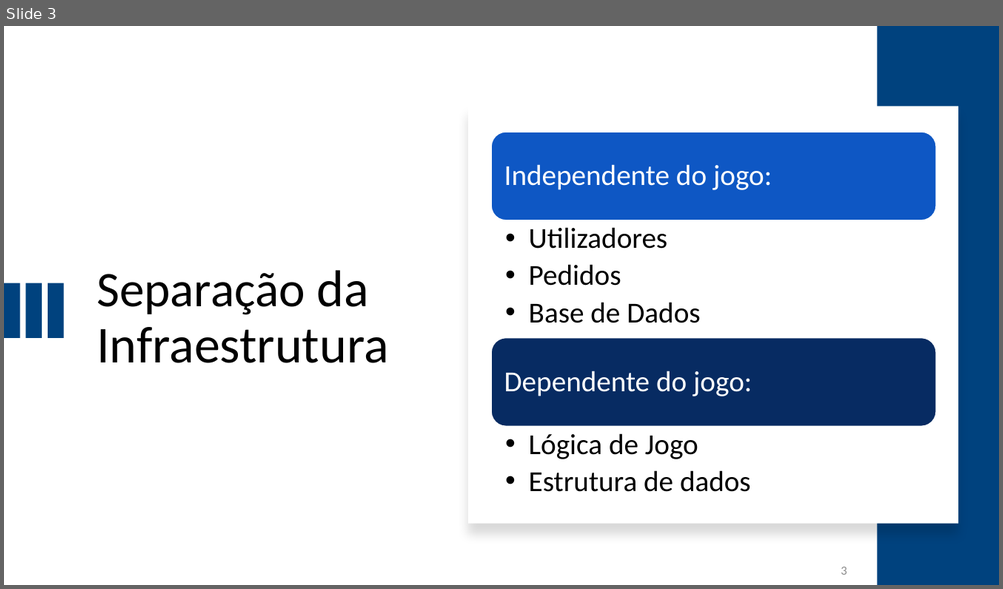
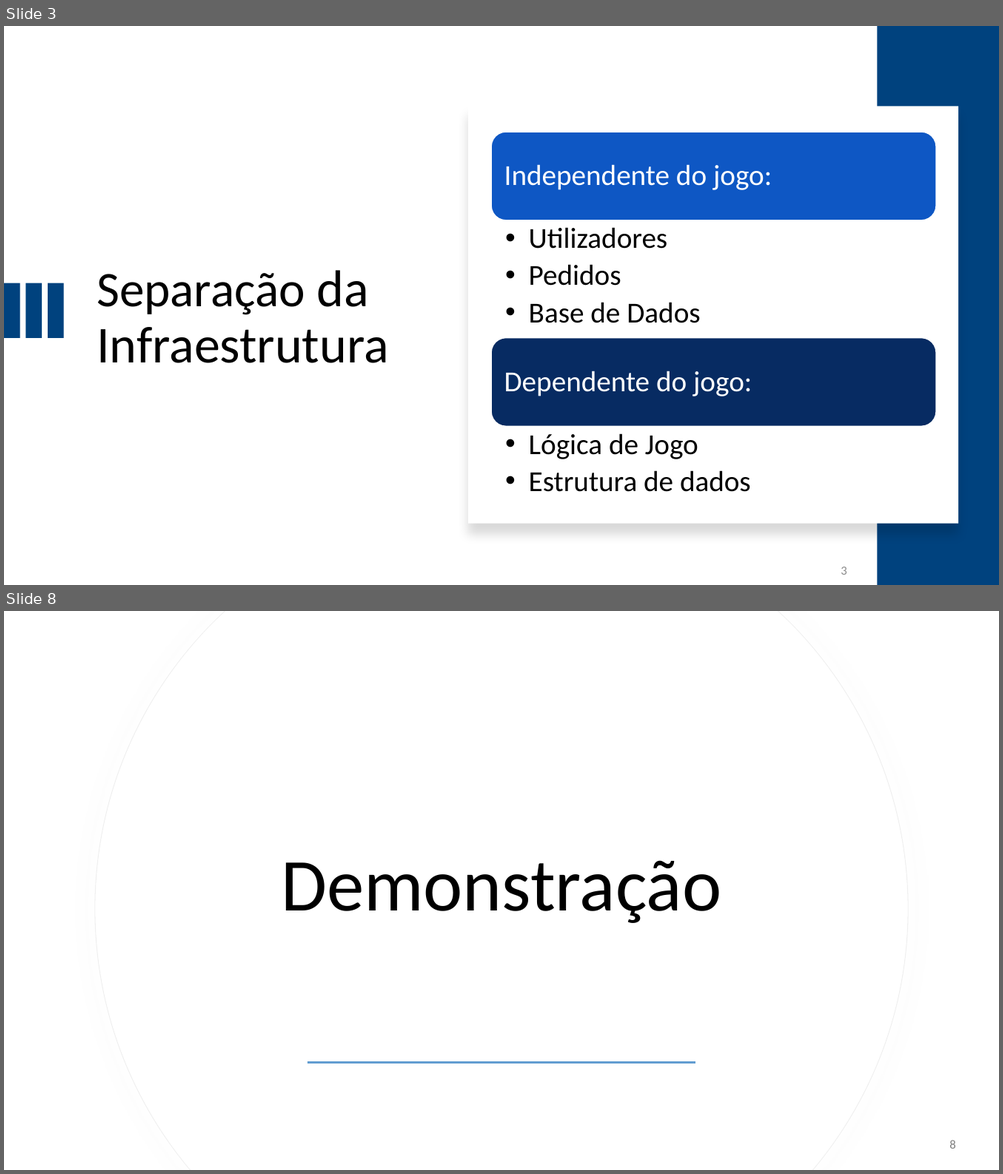
Before and after one commit to i-on-project/turn-games-fw, a slide deck: docs/Demonstration/adG25.pptx. Shown one above the other, each under a label of ours: slide 3 before the commit, slides 3 and 8 after it; the slides between them are not shown. The pictures are 1003x589 and 1003x1174 pixels, drawn with LibreOffice and Linux fonts; fonts in the diff are those of the drawing. Boxes give left, top, right and bottom in pixels: in the first picture for what was removed or moved away, otherwise in the second. Text is boxed around its words. In the diff, an @@ line names an element or a change of style, - is before the commit and + after.

```diff
--- a/docs/Demonstration/adG25.pptx
+++ b/docs/Demonstration/adG25.pptx
@@ slide 8 added at [4, 611, 999, 1170], background #FFFFFF @@
@@ freeform shape added at [95, 611, 908, 1170], fill #FFFFFF, outline #EFEFEF 0.75 pt @@
@@ freeform shape added at [96, 611, 908, 1170], fill #FFFFFF @@
@@ title added at [281, 860, 721, 923], 72 pt, text #000000 @@
+Demonstração
@@ rectangle added at [307, 1062, 696, 1064], fill #629DD1 @@
@@ page number added at [949, 1140, 955, 1149], 12 pt, text #808080 @@
+8
```
Also in this commit, not shown: 4 slides changed, 2 other slides added, 1 slide removed, 1 other file.
